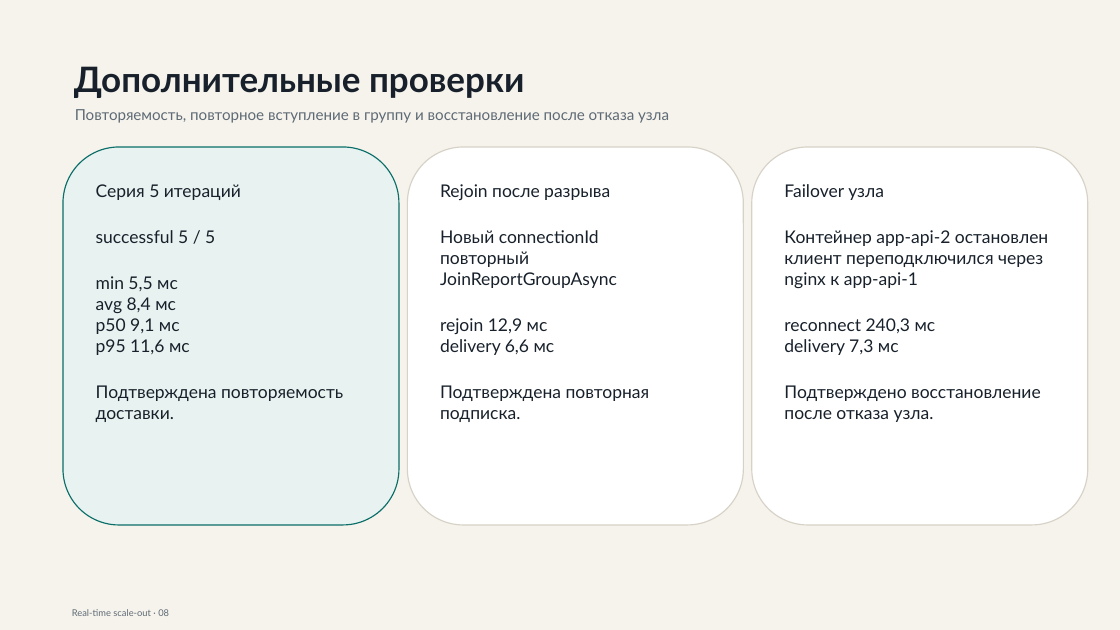
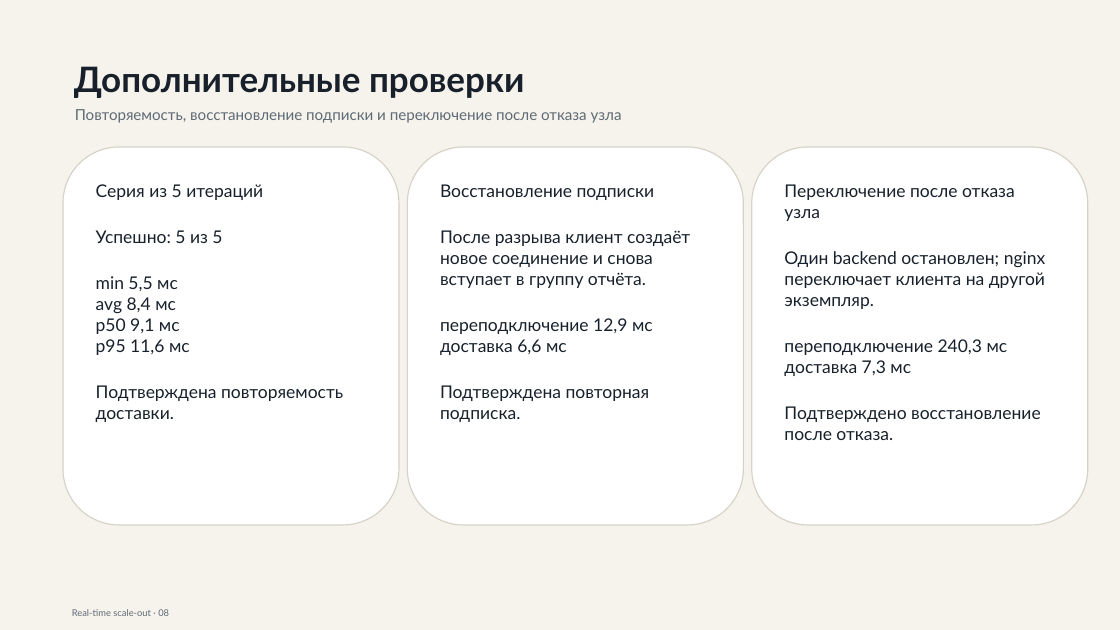
Before and after one commit to gently-whitesnow/final-qualifying-work, a slide deck: slide 8 of build/pptx/practice-defense-draft.pptx. Drawn at 1120x630 pixels with LibreOffice and Linux fonts; fonts in the diff are those of the drawing. Boxes give left, top, right and bottom in pixels: in the first picture for what was removed or moved away, otherwise in the second. Text is boxed around its words. In the diff, an @@ line names an element or a change of style, - is before the commit and + after.

```diff
--- a/build/pptx/practice-defense-draft.pptx
+++ b/build/pptx/practice-defense-draft.pptx
@@ text in rounded rectangle at [75, 109, 622, 123]: text changed @@
-Повторяемость, повторное вступление в группу и восстановление после отказа узла
+Повторяемость, восстановление подписки и переключение после отказа узла
@@ rounded rectangle "Серия из 5 итераций" at [63, 147, 399, 525]: fill #E8F3F1 to #FFFFFF; outline #0B6E69 1 pt to #D7D2C7 1 pt @@
@@ text in rounded rectangle at [96, 184, 263, 243]: text changed @@
-Серия 5 итераций
-successful 5 / 5
+Серия из 5 итераций
+Успешно: 5 из 5
@@ text in rounded rectangle at [440, 184, 690, 355]: text changed @@
-Rejoin после разрыва
-Новый connectionId
-повторный JoinReportGroupAsync
-rejoin 12,9 мс
-delivery 6,6 мс
+Восстановление подписки
+После разрыва клиент создаёт новое соединение и снова вступает в группу отчёта.
+переподключение 12,9 мс
+доставка 6,6 мс
@@ text in rounded rectangle at [784, 184, 1045, 440]: text changed @@
-Failover узла
-Контейнер app-api-2 остановлен
-клиент переподключился через nginx к app-api-1
-reconnect 240,3 мс
-delivery 7,3 мс
-Подтверждено восстановление после отказа узла.
+Переключение после отказа узла
+Один backend остановлен; nginx переключает клиента на другой экземпляр.
+переподключение 240,3 мс
+доставка 7,3 мс
+Подтверждено восстановление после отказа.
```
Also in this commit, not shown: 4 other slides changed, 3 other files.
